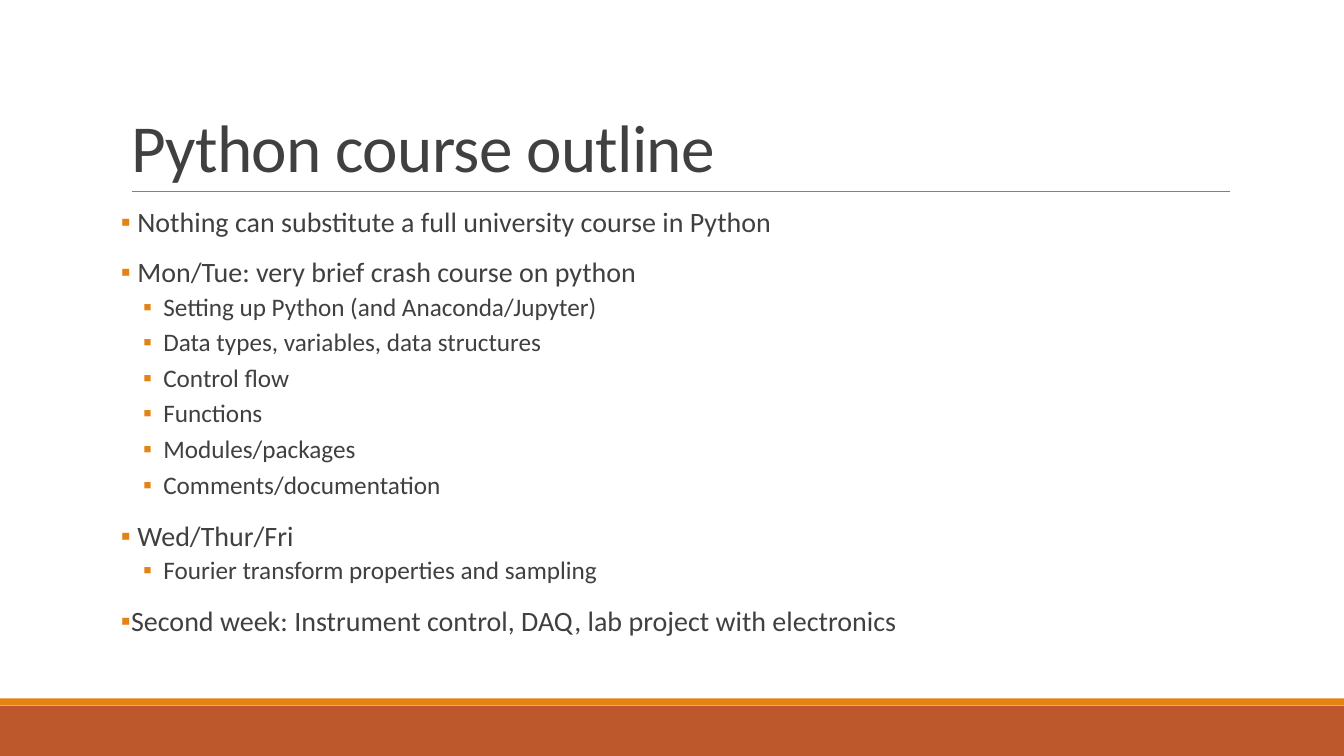
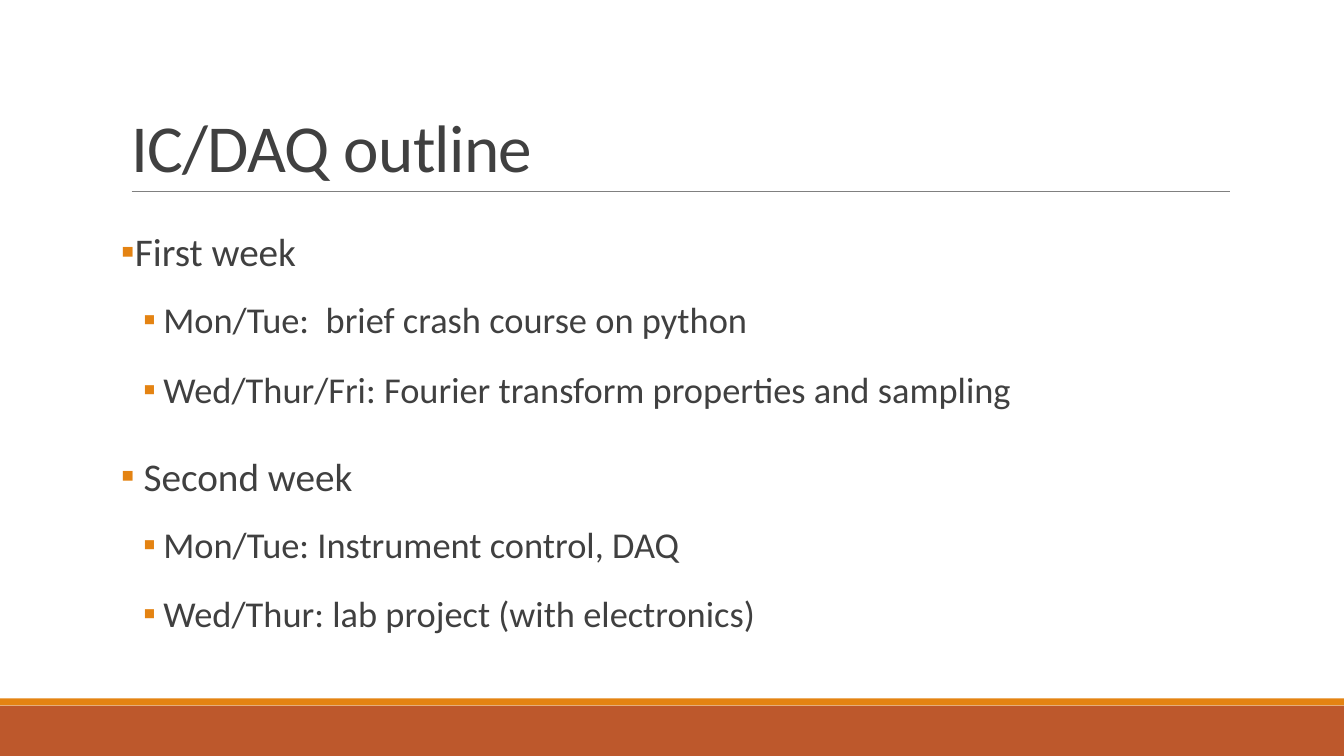
Before and after one commit to loganfoote/sagi, a slide deck: slide 4 of lessons/instrument_control/lesson1/lesson1.pptx (slide 3 before the commit). Drawn at 1344x756 pixels with LibreOffice and Linux fonts; fonts in the diff are those of the drawing. Boxes give left, top, right and bottom in pixels: in the first picture for what was removed or moved away, otherwise in the second. Text is boxed around its words. In the diff, an @@ line names an element or a change of style, - is before the commit and + after.

```diff
--- a/lessons/instrument_control/lesson1/lesson1.pptx
+++ b/lessons/instrument_control/lesson1/lesson1.pptx
@@ title at [131,125,533,181]: text changed @@
-Python course outline
+IC/DAQ outline
@@ text at [135,238,1011,634]: text changed; size 18 to 26 pt @@
-▪ Nothing can substitute a full university course in Python
-▪ Mon/Tue: very brief crash course on python
-  ▪ Setting up Python (and Anaconda/Jupyter)
-  ▪ Data types, variables, data structures
-  ▪ Control flow
-  ▪ Functions
-  ▪ Modules/packages
-  ▪ Comments/documentation
-▪ Wed/Thur/Fri
-  ▪ Fourier transform properties and sampling
-▪ Second week: Instrument control, DAQ, lab project with electronics
+▪ First week
+  ▪ Mon/Tue: brief crash course on python
+  ▪ Wed/Thur/Fri: Fourier transform properties and sampling
+▪ Second week
+  ▪ Mon/Tue: Instrument control, DAQ
+  ▪ Wed/Thur: lab project (with electronics)
```
Also in this commit, not shown: 1 other slide changed, 1 slide added, 38 other files.
